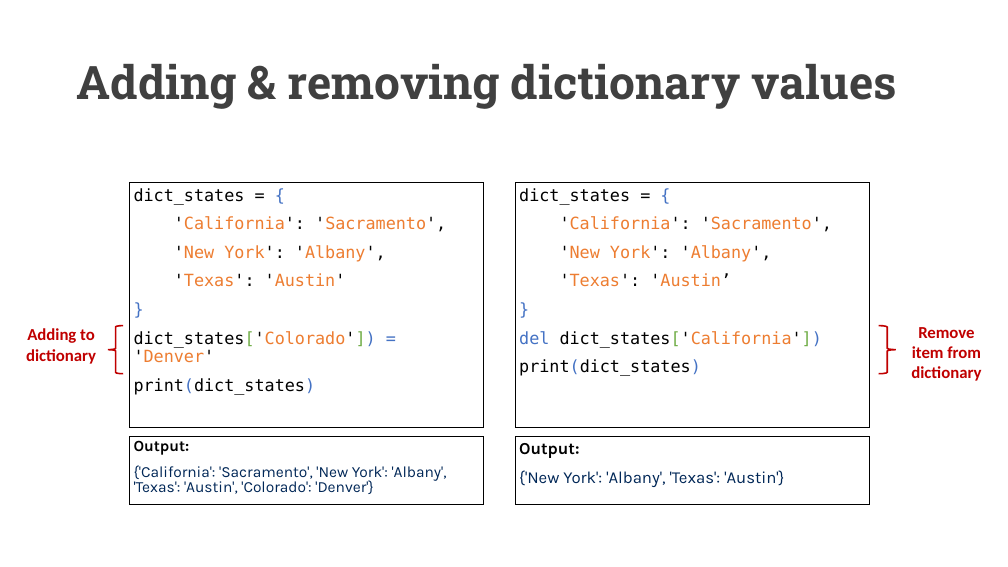
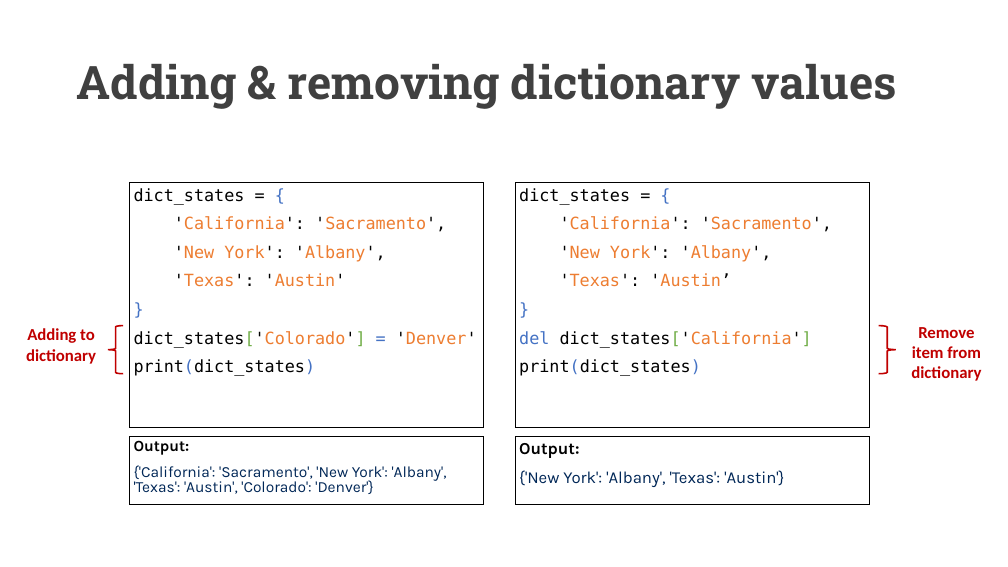
Before and after one commit to UCLL-PR2/exercises, a slide deck: slide 11 of 03-iterators&comprehension/programming2_iterable.pptx. Drawn at 1008x567 pixels with LibreOffice and Linux fonts; fonts in the diff are those of the drawing. Boxes give left, top, right and bottom in pixels: in the first picture for what was removed or moved away, otherwise in the second. Text is boxed around its words. In the diff, an @@ line names an element or a change of style, - is before the commit and + after.

Commit message:
slide

```diff
--- a/03-iterators&comprehension/programming2_iterable.pptx
+++ b/03-iterators&comprehension/programming2_iterable.pptx
@@ text in rectangle at box(134, 331, 477, 348): text changed @@
-dict_states['Colorado']) = 'Denver'
+dict_states['Colorado'] = 'Denver'
@@ text in rectangle at box(519, 331, 812, 348): text changed @@
-del dict_states['California'])
+del dict_states['California']
```
